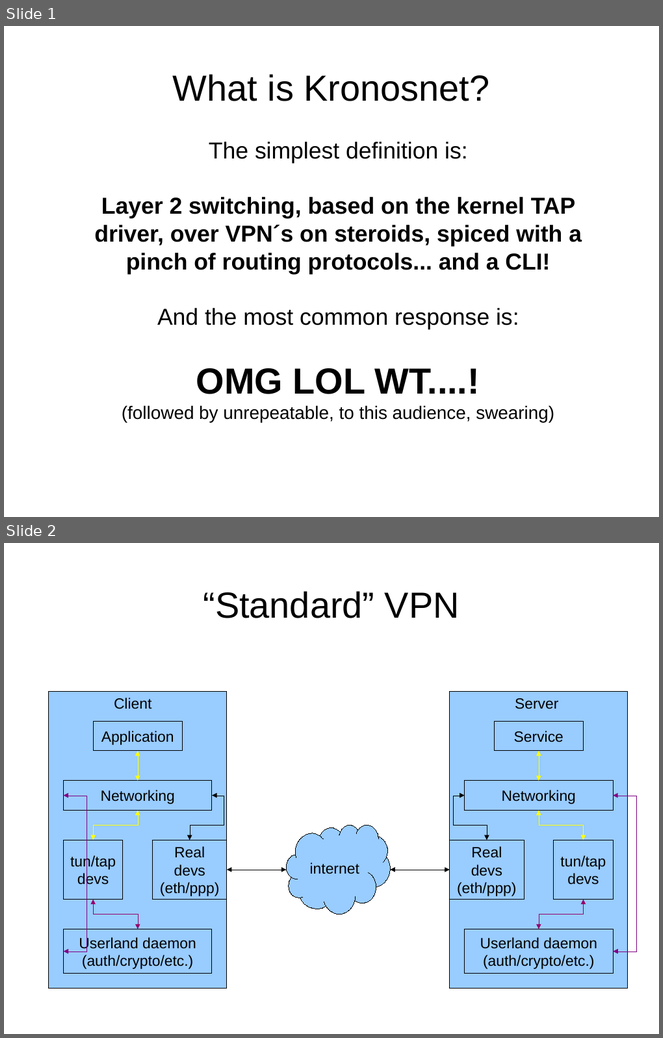
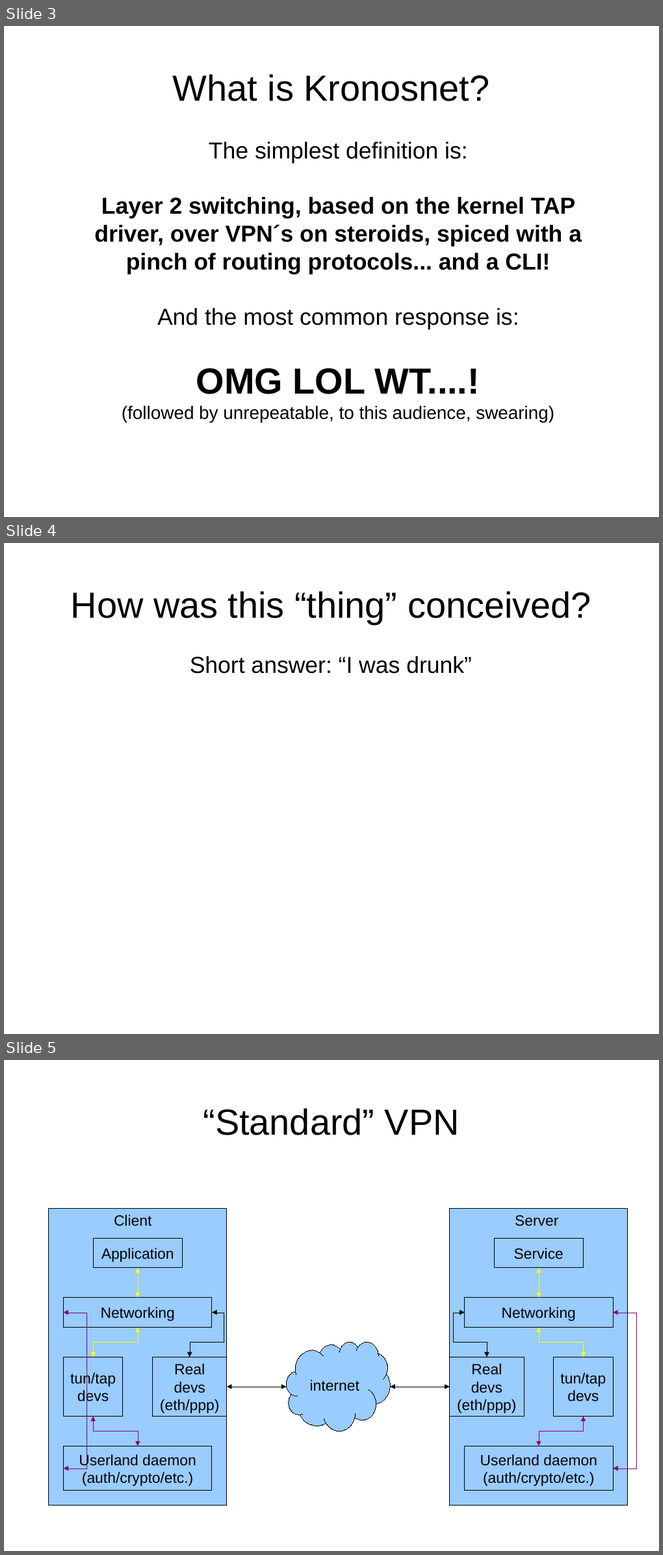
Before and after one commit to kronosnet/kronosnet, a slide deck: docs/kronosnet_architecture.odp. Shown one above the other, each under a label of ours: slides 1 and 2 before the commit, slides 3, 4 and 5 after it. The pictures are 663x1038 and 663x1555 pixels, drawn with LibreOffice and Linux fonts; fonts in the diff are those of the drawing. Boxes give left, top, right and bottom in pixels: in the first picture for what was removed or moved away, otherwise in the second. Text is boxed around its words. In the diff, an @@ line names an element or a change of style, - is before the commit and + after.

```diff
--- a/docs/kronosnet_architecture.odp
+++ b/docs/kronosnet_architecture.odp
@@ slide 4 added at bbox=[4, 543, 659, 1034], background #FFFFFF @@
@@ title added at bbox=[71, 591, 592, 624], 44 pt, text #000000 @@
+How was this “thing” conceived?
@@ text added at bbox=[190, 656, 472, 674], 28 pt, text #000000 @@
+Short answer: “I was drunk”
@@ what was slide 1 is now slide 3 @@
@@ what was slide 2 is now slide 5 @@
```
Also in this commit, not shown: 2 slides changed, 2 other slides added.
